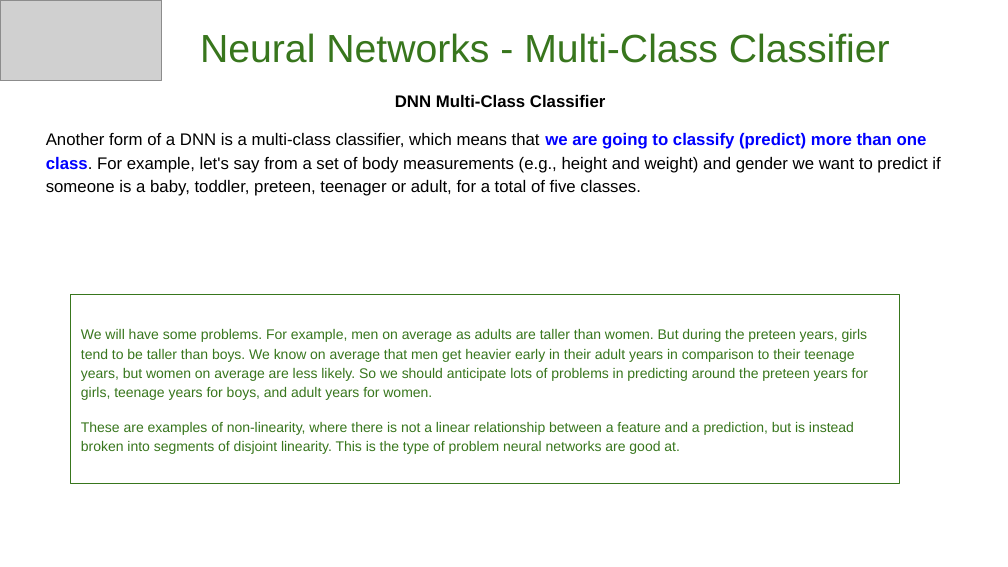
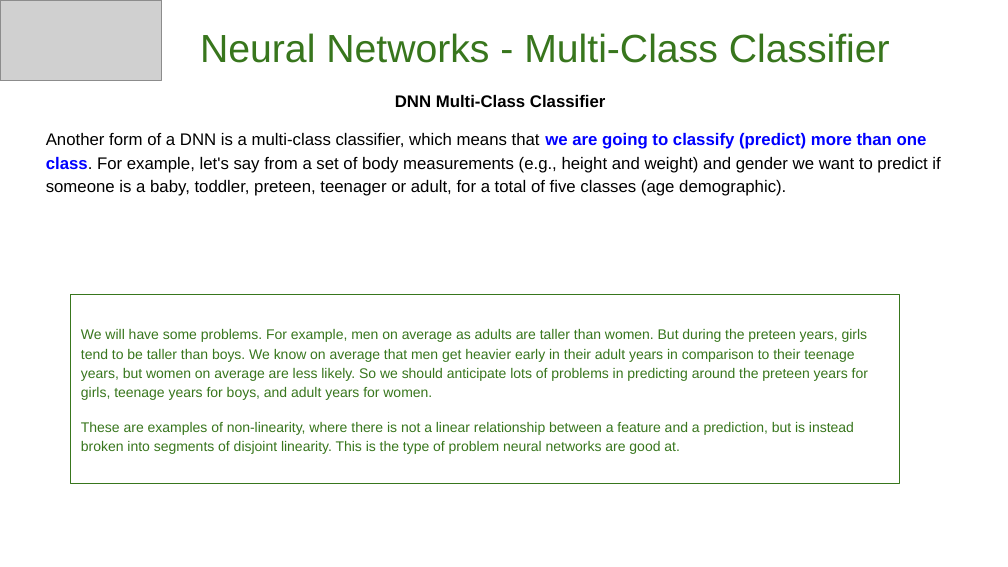
Before and after one commit to GoogleCloudPlatform/keras-idiomatic-programmer, a slide deck: slide 32 of books/deep-learning-design-patterns/Workshops/Novice/Deep Learning Design Patterns - Workshop - Chapter I.pptx. Drawn at 1008x567 pixels with LibreOffice and Linux fonts; fonts in the diff are those of the drawing; grey boxes stand for pictures. Boxes give left, top, right and bottom in pixels: in the first picture for what was removed or moved away, otherwise in the second. Text is boxed around its words. In the diff, an @@ line names an element or a change of style, - is before the commit and + after.

```diff
--- a/books/deep-learning-design-patterns/Workshops/Novice/Deep Learning Design Patterns - Workshop - Chapter I.pptx
+++ b/books/deep-learning-design-patterns/Workshops/Novice/Deep Learning Design Patterns - Workshop - Chapter I.pptx
@@ text at bbox=[46, 133, 940, 196]: text changed @@
-Another form of a DNN is a multi-class classifier, which means that we are going to classify (predict) more than one class. For example, let's say from a set of body measurements (e.g., height and weight) and gender we want to predict if someone is a baby, toddler, preteen, teenager or adult, for a total of five classes.
+Another form of a DNN is a multi-class classifier, which means that we are going to classify (predict) more than one class. For example, let's say from a set of body measurements (e.g., height and weight) and gender we want to predict if someone is a baby, toddler, preteen, teenager or adult, for a total of five classes (age demographic).
```
Also in this commit, not shown: 5 other slides changed, 1 other file.
